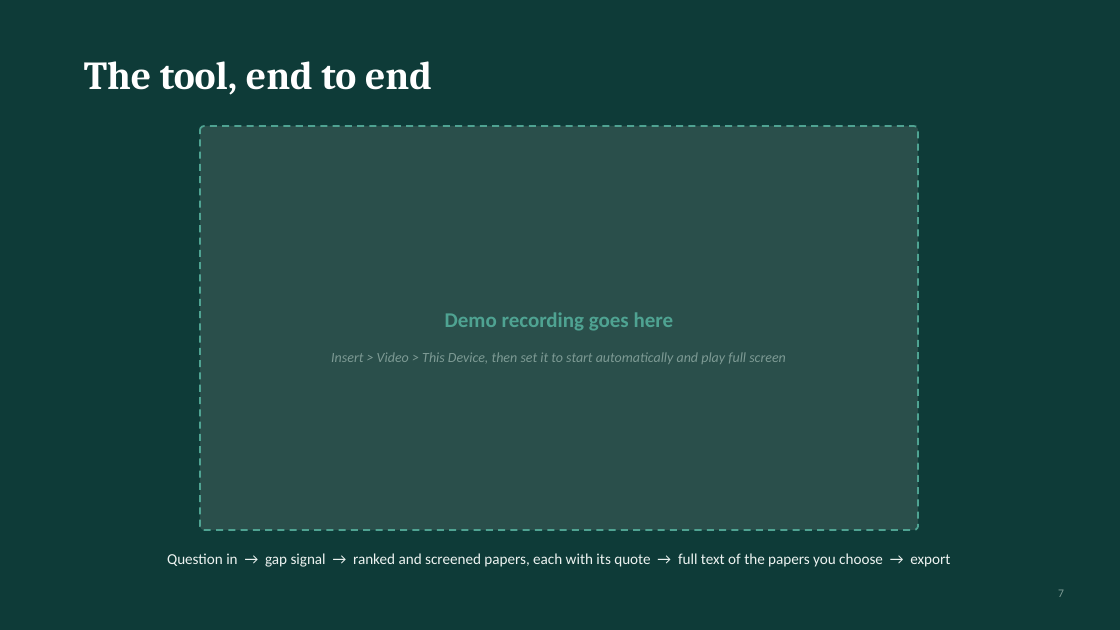
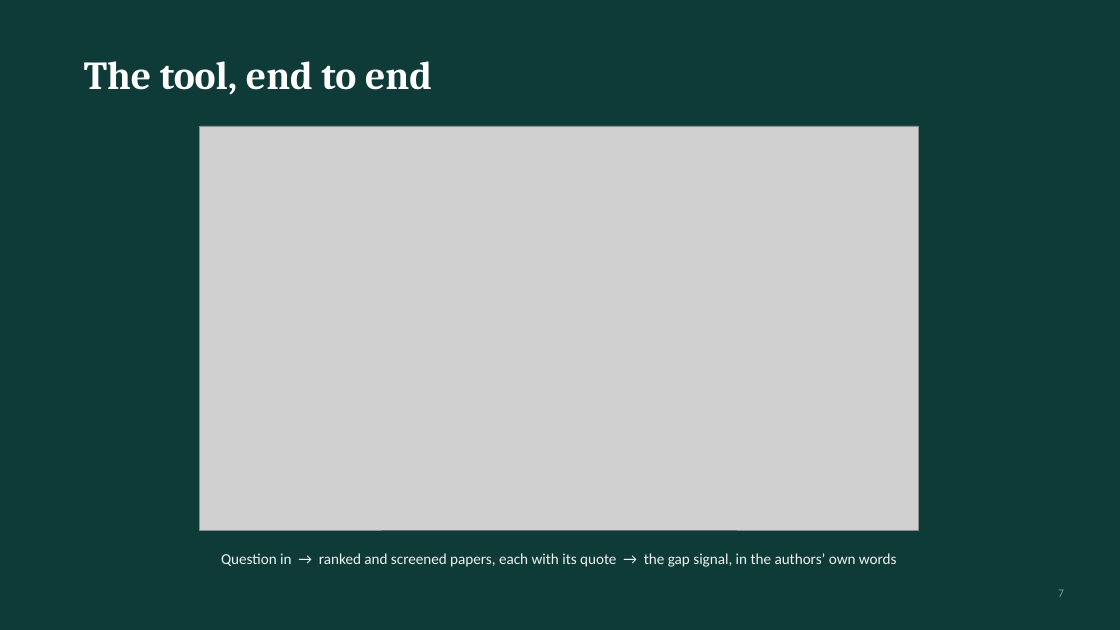
Before and after one commit to KavinduPehesara/Beyond-Retrieval, a slide deck: slide 7 of reports/presentation/Beyond-Retrieval-Assessment3.pptx. Drawn at 1120x630 pixels with LibreOffice and Linux fonts; fonts in the diff are those of the drawing; grey boxes stand for pictures. Boxes give left, top, right and bottom in pixels: in the first picture for what was removed or moved away, otherwise in the second. Text is boxed around its words. In the diff, an @@ line names an element or a change of style, - is before the commit and + after.

```diff
--- a/reports/presentation/Beyond-Retrieval-Assessment3.pptx
+++ b/reports/presentation/Beyond-Retrieval-Assessment3.pptx
@@ rounded rectangle removed at [200,126,918,530] @@
@@ picture added at [200,126,918,530] @@
@@ text removed at [445,312,674,331] @@
-Demo recording goes here
@@ text removed at [331,352,786,364] @@
-Insert > Video > This Device, then set it to start automatically and play full screen
@@ text at [221,553,897,567]: text changed @@
-Question in → gap signal → ranked and screened papers, each with its quote → full text of the papers you choose → export
+Question in → ranked and screened papers, each with its quote → the gap signal, in the authors’ own words
```
Also in this commit, not shown: 3 other slides changed, 5 other files.
